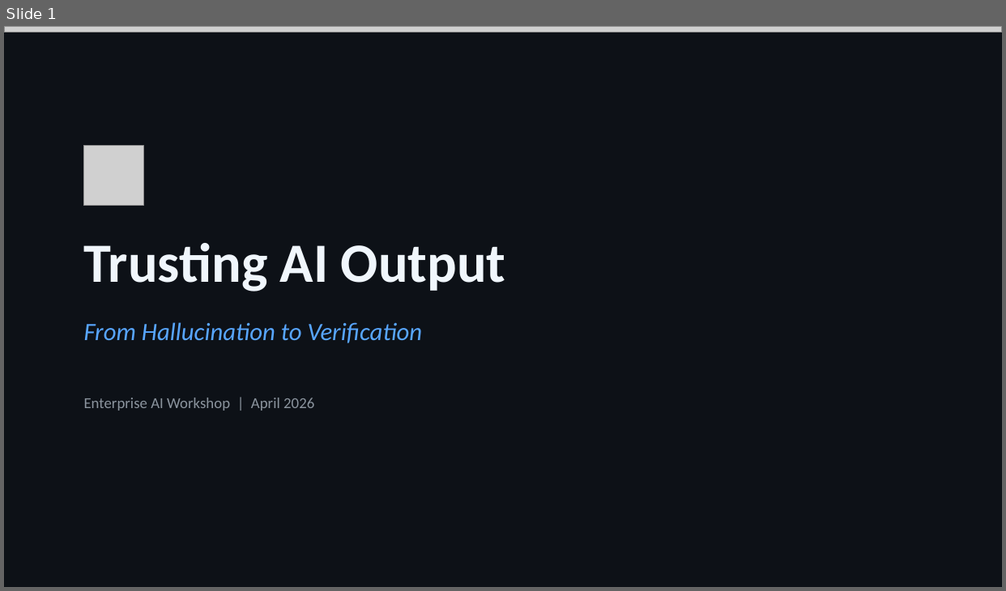
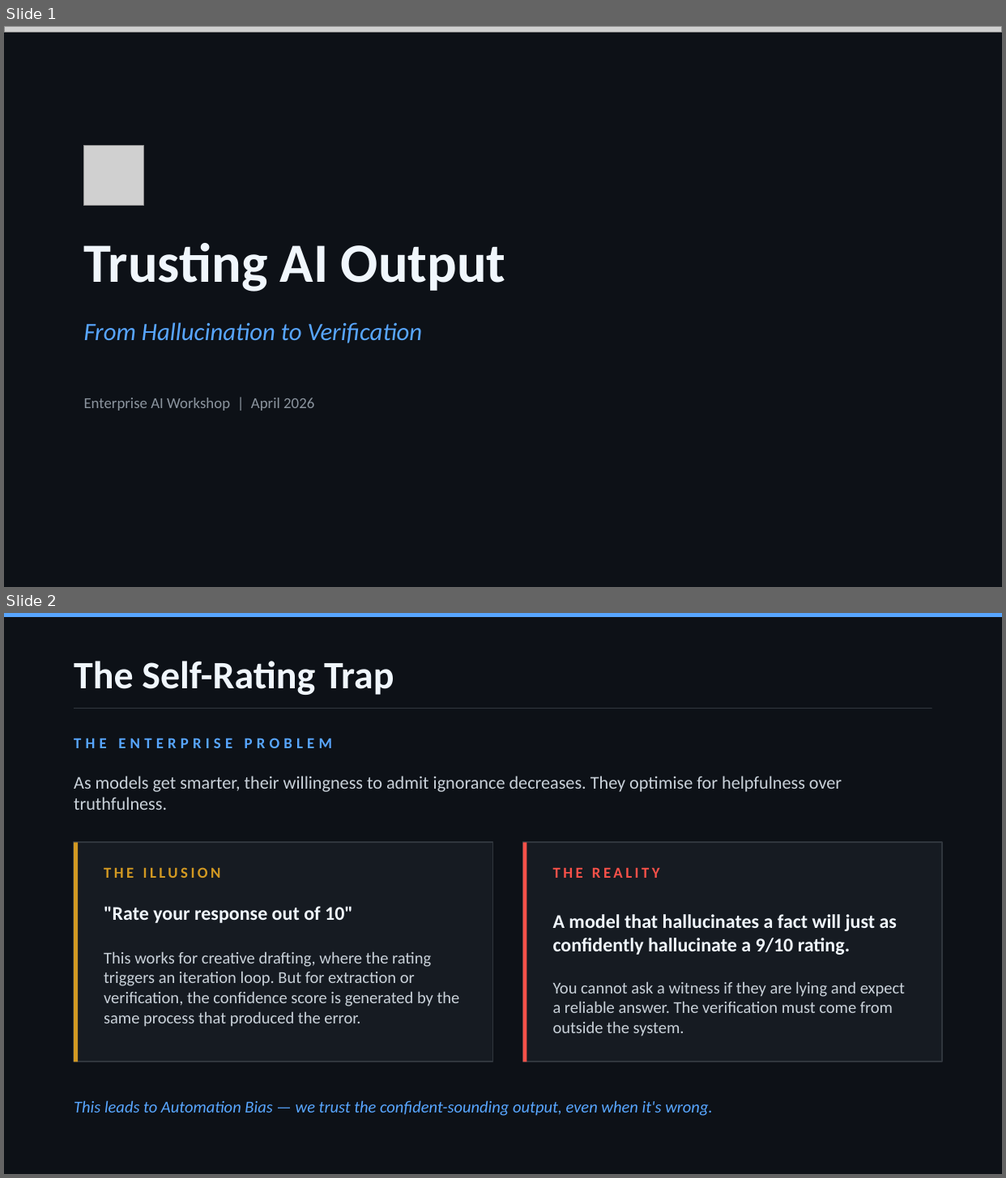
Before and after one commit to SteveHoggNZ/kb, a slide deck: trusting-ai-output.pptx. Shown one above the other, each under a label of ours: slide 1 before the commit, slides 1 and 2 after it. The pictures are 1006x591 and 1006x1178 pixels, drawn with LibreOffice and Linux fonts; fonts in the diff are those of the drawing; grey boxes stand for pictures. Boxes give left, top, right and bottom in pixels: in the first picture for what was removed or moved away, otherwise in the second. Text is boxed around its words. In the diff, an @@ line names an element or a change of style, - is before the commit and + after.

```diff
--- a/trusting-ai-output.pptx
+++ b/trusting-ai-output.pptx
@@ slide 2 added at bbox=[4, 613, 1002, 1174], background #0D1117 @@
@@ rectangle added at bbox=[4, 613, 1002, 617], fill #58A6FF @@
@@ text added at bbox=[74, 661, 394, 695], 28 pt, text #F0F6FC, bold @@
+The Self-Rating Trap
@@ rectangle added at bbox=[74, 708, 932, 709], fill #30363D @@
@@ text added at bbox=[74, 738, 332, 748], 11 pt, text #58A6FF, bold @@
+THE ENTERPRISE PROBLEM
@@ text added at bbox=[74, 776, 842, 810], 13 pt, text #C9D1D9 @@
+As models get smarter, their willingness to admit ignorance decreases. They optimise for helpfulness over truthfulness.
@@ rectangle added at bbox=[74, 842, 493, 1062], fill #161B22, outline #30363D 1 pt @@
@@ rectangle added at bbox=[74, 842, 78, 1062], fill #D29922 @@
@@ rectangle added at bbox=[523, 842, 942, 1062], fill #161B22, outline #30363D 1 pt @@
@@ rectangle added at bbox=[523, 842, 527, 1062], fill #F85149 @@
@@ text added at bbox=[104, 867, 221, 878], 11 pt, text #D29922, bold @@
+THE ILLUSION
@@ text added at bbox=[553, 867, 660, 878], 11 pt, text #F85149, bold @@
+THE REALITY
@@ text added at bbox=[104, 906, 353, 923], 14 pt, text #F0F6FC, bold @@
+"Rate your response out of 10"
@@ text added at bbox=[553, 914, 897, 955], 14 pt, text #F0F6FC, bold @@
+A model that hallucinates a fact will just as confidently hallucinate a 9/10 rating.
@@ text added at bbox=[104, 952, 460, 1027], 12 pt, text #C9D1D9 @@
+This works for creative drafting, where the rating triggers an iteration loop. But for extraction or verification, the confidence score is generated by the same process that produced the error.
@@ text added at bbox=[553, 982, 905, 1037], 12 pt, text #C9D1D9 @@
+You cannot ask a witness if they are lying and expect a reliable answer. The verification must come from outside the system.
@@ text added at bbox=[74, 1101, 712, 1116], 12 pt, text #58A6FF, italic @@
+This leads to Automation Bias — we trust the confident-sounding output, even when it's wrong.
```
Also in this commit, not shown: 5 other slides added, 22 slides removed.
